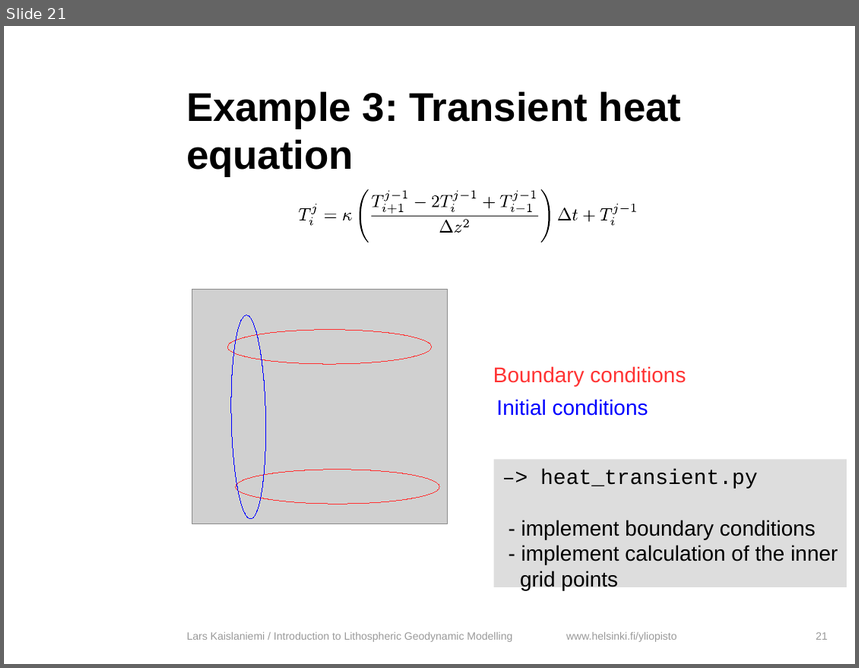
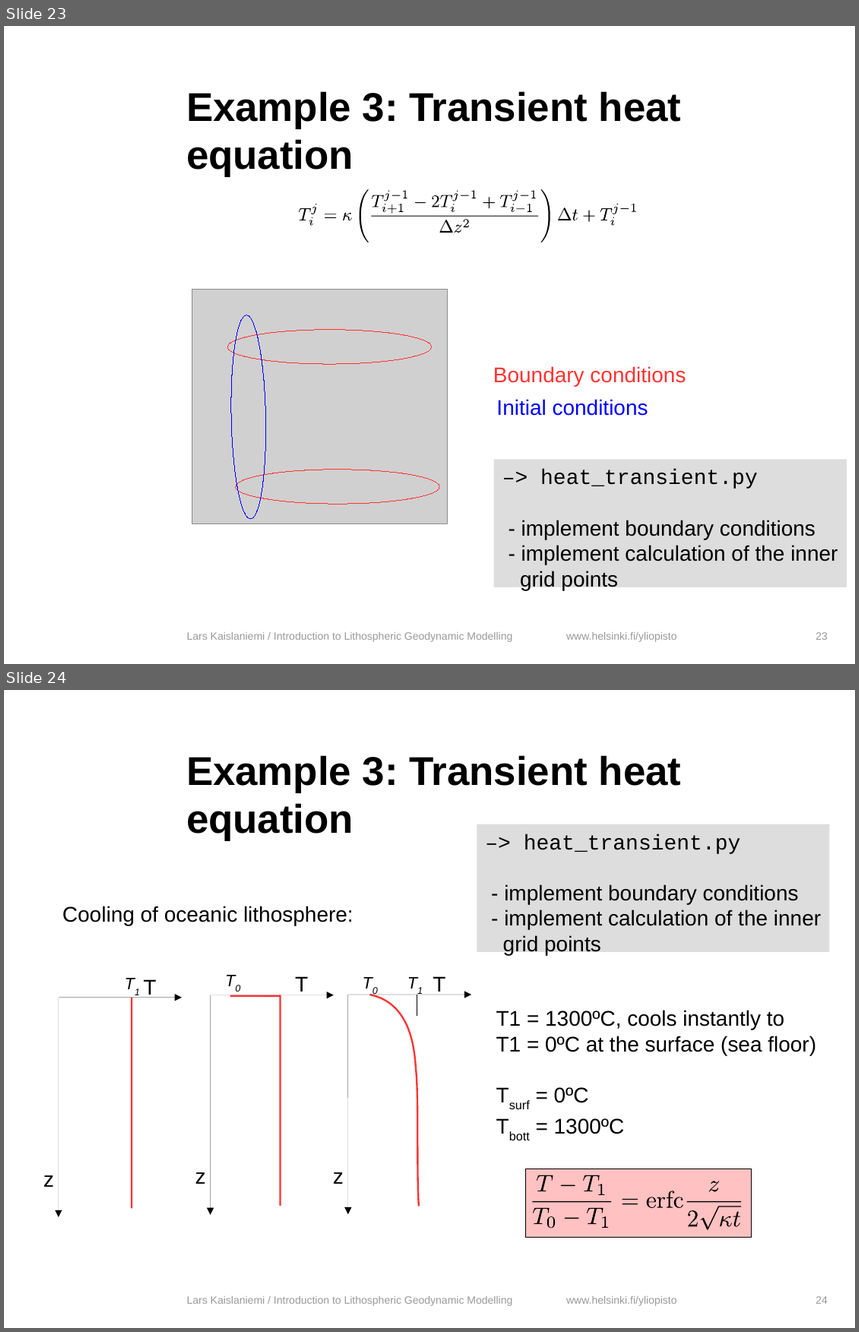
Before and after one commit to HUGG/NGWM2016-modelling-course, a slide deck: Lessons/05-Finite-differences/finite_differences.odp. Shown one above the other, each under a label of ours: slide 21 before the commit, slides 23 and 24 after it. The pictures are 859x668 and 859x1332 pixels, drawn with LibreOffice and Linux fonts; fonts in the diff are those of the drawing; grey boxes stand for pictures; background and template pictures are left out. Boxes give left, top, right and bottom in pixels: in the first picture for what was removed or moved away, otherwise in the second. Text is boxed around its words. In the diff, an @@ line names an element or a change of style, - is before the commit and + after.

```diff
--- a/Lessons/05-Finite-differences/finite_differences.odp
+++ b/Lessons/05-Finite-differences/finite_differences.odp
@@ slide 24 added at [4, 690, 855, 1328], background #FFFFFF; not listed: 1 template element that a slide beside it also shows @@
@@ title added at [186, 755, 682, 841], 34 pt, text #000000, bold @@
+Example 3: Transient heat equation
@@ rectangle added at [477, 825, 829, 952], fill #DDDDDD, 18 pt, text #000000 @@
+–> heat_transient.py
+- implement boundary conditions
+- implement calculation of the inner
+grid points
@@ text added at [63, 906, 354, 926], 18 pt, text #000000 @@
+Cooling of oceanic lithosphere:
@@ text added at [116, 969, 148, 1000], 14 pt, text #000000, italic @@
+T1
@@ text added at [217, 966, 249, 996], 14 pt, text #000000, italic @@
+T0
@@ text added at [354, 968, 386, 999], 14 pt, text #000000, italic @@
+T0
@@ line added from (132, 1208) to (132, 997), #FF3333 1.5 pt @@
@@ line added from (230, 996) to (281, 996), #FF3333 1.5 pt @@
@@ line added from (281, 1206) to (281, 996), #FF3333 1.5 pt @@
@@ freeform shape added at [370, 995, 418, 1207], outline #FF3333 1.5 pt @@
@@ line added from (417, 1016) to (417, 995), #000000 0.51 pt @@
@@ text added at [496, 1011, 522, 1026], 14 pt, text #000000, italic @@
+T1
@@ text added at [496, 1010, 816, 1135], 18 pt, text #000000 @@
+T1 = 1300ºC, cools instantly to
+T1 = 0ºC at the surface (sea floor)
+Tsurf = 0ºC
+Tbott = 1300ºC
@@ group added at [44, 980, 182, 1217]: 2 arrows, 2 texts @@
+T
+z
@@ group added at [196, 977, 333, 1215]: 2 arrows, 2 texts @@
+T
+z
@@ group added at [333, 977, 471, 1214]: 2 arrows, 2 texts @@
+T
+z
@@ group added at [526, 1170, 751, 1237]: 22 freeform shapes, 1 rectangle @@
@@ text added at [187, 1296, 512, 1306], 9 pt, text #999999 @@
+Lars Kaislaniemi / Introduction to Lithospheric Geodynamic Modelling
@@ page number added at [816, 1296, 828, 1304], 9 pt, text #999999 @@
+24
@@ what was slide 21 is now slide 23 @@
@@ page number at [816, 632, 828, 640]: text changed @@
-21
+23
```
Also in this commit, not shown: 22 slides changed, 10 other slides added, 4 other files.
